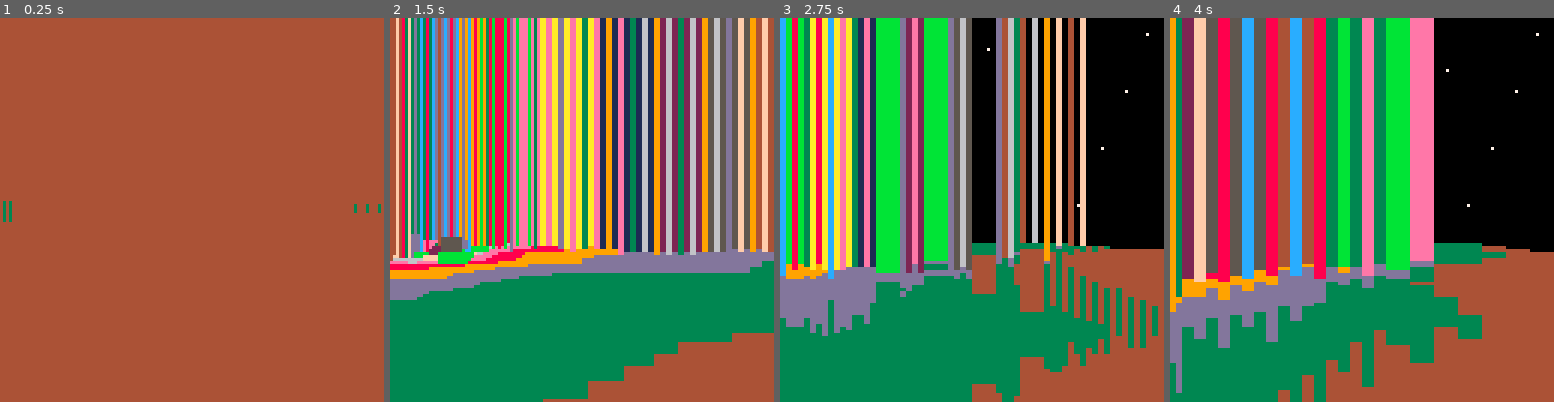
Above: before the commit, frames 1-4 (left to right).
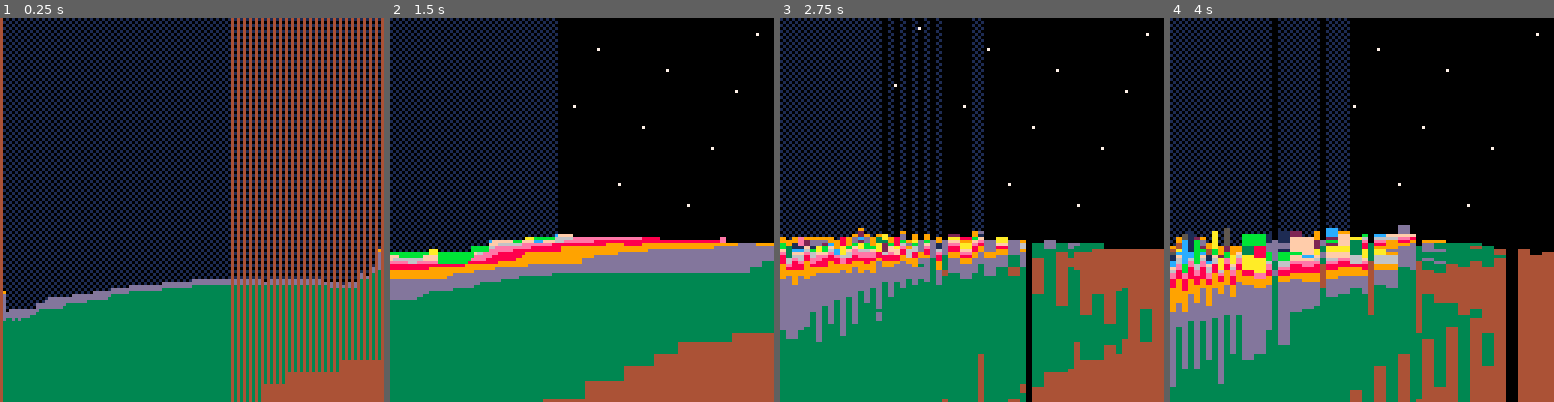
Above: after the commit, the same moments.

Repository: jcwilk/mandel3
Game: PICO-8 cartridge mandel3.p8
The game is run twice, just before and just after one commit, with the same random seed, the same clock (stepped at 60 frames per second) and the same inputs.
Inputs:
- Up to frame 1 (0.25 s): no input
- Up to frame 2 (1.5 s): tap X (X key) at 0.33, 1.07 s; tap O (Z key) at 0.7 s
- Up to frame 3 (2.75 s): hold Right 1.6-2.1 s; tap O (Z key) at 1.7, 2.1, 2.5 s; tap X (X key) at 1.85 s; hold Up 2.15-2.42 s; hold Right from 2.47 s (still down)
- Up to frame 4 (4 s): tap O (Z key) at 2.9, 3.3, 3.7 s; tap X (X key) at 2.97 s; release Right at 3.03 s; hold Left 3.08-3.58 s; hold Down 3.63-3.97 s

The runs differ from the first frame. In frame 1, 78% of the frame differs, in the area x 0-100%, y 0-100%; in frame 2, 60%; in frame 3, 50%; in frame 4, 57%.

Commit message:
Lots of tweaks to make the iter edge cleaner

Diff:
--- a/mandel3.p8
+++ b/mandel3.p8
@@ -11,7 +11,7 @@
 
   --debug stuff, disable for release
   force_draw_width=false
-  debug=true
+  debug=false
   --
 
   largest_width=0
@@ -26,14 +26,15 @@
 
   base_player_height = 0.09
   player_height = base_player_height
-  player_foot_height = 0
+  player_foot_height = false
   pixel_columns_i = 1
 
   grid_division_factor = 5
 
-  max_additional_iterations=5
+  max_additional_iterations=20
 
   cached_grid=two_dim()
+  worked_grid=two_dim()
 
   player = {
     coords=makevec2d(-.749,1.1),
@@ -41,7 +42,9 @@
   }
 
   prog_man={
-    current_max_iterations=1
+    current_max_iterations=false,
+    current_max_iterations_raw=5,
+    iteration_speed=0.1
   }
 
   pixel_columns={}
@@ -113,7 +116,11 @@
 
   player.coords+= offset*speed*base_player_height
 
-  prog_man.current_max_iterations+=1
+  if prog_man.iteration_speed<5 then
+    prog_man.iteration_speed+=0.0001
+  end
+  prog_man.current_max_iterations_raw+=prog_man.iteration_speed
+  prog_man.current_max_iterations=flr(prog_man.current_max_iterations_raw)
 
   if btn(5) then
     changed_height=true
@@ -154,7 +161,11 @@
     return
   end
 
-  player_foot_height+=mid(base_player_height*.1,base_player_height*-.1,height_transform(first_iterations)-player_foot_height)
+  if player_foot_height then
+    player_foot_height+=mid(base_player_height*.1,base_player_height*-.1,height_transform(first_iterations)-player_foot_height)
+  else
+    player_foot_height=height_transform(first_iterations)
+  end
   player_height=base_player_height+player_foot_height
   first_iterations=false
 end
@@ -167,14 +178,16 @@
   end
 
   if is_drawing then
+    is_resuming=true
     assert(coresume(progressive_coroutine,prog_man))
-  else
-    if first_draw or changed_position or changed_height then
-      progressive_coroutine=cocreate(raycast_walls_progressively)
-    end
-    is_drawing=true
-    assert(coresume(progressive_coroutine,prog_man))
-  end
+  end
+  is_resuming=false
+
+  if first_draw or changed_position or changed_height then
+    progressive_coroutine=cocreate(raycast_walls_progressively)
+  end
+  is_drawing=true
+  assert(coresume(progressive_coroutine,prog_man))
 
   if reset_grid_cache then
     rectfill(25,59,102,67,1)
@@ -191,8 +204,8 @@
 
 function debug_info()
   --printh("DEBUG")
-  --printh(player.bearing.val)
-  --printh(tostr(player.coords.x)..","..tostr(player.coords.y))
+  printh(player.bearing.val)
+  printh(tostr(player.coords.x)..","..tostr(player.coords.y))
   if stat(7) < 60 then
     printh(stat(7))
     printh(stat(1))
@@ -221,6 +234,7 @@
   local should_recache=true
 
   if pixel_columns_i > 64 then
+    --worked_grid=two_dim()
     pixel_columns_i = 1
   end
   pixel_columns_i_done=pixel_columns_i
@@ -246,6 +260,7 @@
     end
     if resetting then
       resetting=false
+      worked_grid=two_dim()
       if drawn_all then
         should_recache=false
         --kjfgkdfjgd()
@@ -315,40 +330,45 @@
   local first_loop=true
   local max_wall_height=height_transform(prog_man.current_max_iterations)
   local front_distance,temp_max_y
-
-  while distance < current_draw_distance do
+  local maxed_out
+
+  while distance < current_draw_distance and not maxed_out do
     front_distance=distance
 
+    maxed_out=false
     iterations = mandelbrot(currx, curry, prog_man.current_max_iterations) --flr(10*(currx+curry))
+    if iterations <= 0 then
+      maxed_out=true
+      if iterations == 0 then
+        iterations=prog_man.current_max_iterations
+      else
+        iterations=abs(iterations)
+      end
+    end
 
     if first_loop and not first_iterations then
       first_iterations=iterations
     end
     first_loop=false
 
-    if iterations < flr(prog_man.current_max_iterations) then
-      height = height_transform(iterations)
-      relative_height = height - player_height
-
-      if relative_height < 0 then
-        -- hack to make the distance calculated to the far wall rather than close wall for if we can see the top so it doesn't look empty
-        -- distance gets overwritten each iteration so this is (for now) fine to do
-        -- there's probably a more efficient way to do this, but screw it
-        if (currx + xstep/2 - intx) / pv.x < (curry + ystep/2 - inty) / pv.y then
-          distance = (currx + xstep/2 - player.coords.x) / pv.x
-        else
-          distance = (curry + ystep/2 - player.coords.y) / pv.y
-        end
-      end
-
-      screen_distance_from_center = relative_height * distance_to_pixel_col / distance
-
-      pixels_from_center = 128 * (screen_distance_from_center/screen_width)
-      screeny = flr(63.5 - pixels_from_center)
-    else
-      relative_height=1 -- ignored but we just need it to be positive
-      screeny=0
-    end
+    height = height_transform(iterations)
+    relative_height = height - player_height
+
+    if relative_height < 0 then
+      -- hack to make the distance calculated to the far wall rather than close wall for if we can see the top so it doesn't look empty
+      -- distance gets overwritten each iteration so this is (for now) fine to do
+      -- there's probably a more efficient way to do this, but screw it
+      if (currx + xstep/2 - intx) / pv.x < (curry + ystep/2 - inty) / pv.y then
+        distance = (currx + xstep/2 - player.coords.x) / pv.x
+      else
+        distance = (curry + ystep/2 - player.coords.y) / pv.y
+      end
+    end
+
+    screen_distance_from_center = relative_height * distance_to_pixel_col / distance
+
+    pixels_from_center = 128 * (screen_distance_from_center/screen_width)
+    screeny = flr(63.5 - pixels_from_center)
 
     if screeny <= max_y then
       if not did_draw then
@@ -365,26 +385,13 @@
 
       did_draw=true
 
-      if iterations == flr(prog_man.current_max_iterations) then
-        if relative_height < 0 then
-          front_screen_distance_from_center = relative_height * distance_to_pixel_col / front_distance
-          front_pixels_from_center = 128 * (front_screen_distance_from_center/screen_width)
-          front_screeny = flr(63.5 - front_pixels_from_center)
-          if front_screeny <= max_y then
-            rectfill(screenx, max_y, screenx+draw_width-1, front_screeny, colors[1+(iterations%14)])
-            max_y = front_screeny-1
-          end
-        iterations=0
-        end
-      end
-
       rectfill(screenx, max_y, screenx+draw_width-1, screeny, colors[1+(iterations%14)])
       lowest_y = min(screeny,lowest_y)
       max_y = screeny-1
       --printh(draw_width)
     end
 
-    if stat(1) > 0.9 then
+    if is_resuming or stat(1) > 0.9 then
       is_drawing=false
       yield()
     end
@@ -403,12 +410,19 @@
   end
 
   if lowest_y > 0 then
-    rectfill(screenx, lowest_y-1, screenx+draw_width-1, 0, 0)
-    for starx=screenx,screenx+draw_width-1 do
-      if stars[starx] then
-        for i=1,#stars[starx] do
-          if stars[starx][i] < lowest_y then
-            pset(starx, stars[starx][i], 7)
+    if maxed_out then
+      fillp(0b0101101001011010)
+      rectfill(screenx, lowest_y-1, screenx+draw_width-1, 0, 0x01)
+      fillp(0)
+    else
+      -- draw the sky/stars if the lowest y (highest on the screen) isn't 0
+      rectfill(screenx, lowest_y-1, screenx+draw_width-1, 0, 0)
+      for starx=screenx,screenx+draw_width-1 do
+        if stars[starx] then
+          for i=1,#stars[starx] do
+            if stars[starx][i] < lowest_y then
+              pset(starx, stars[starx][i], 7)
+            end
           end
         end
       end
@@ -452,17 +466,27 @@
     }
   end
 
-  if cached_grid[x][y][3] >= flr(current_max_iterations) then
-    return flr(current_max_iterations)
-  end
-
   local cache=cached_grid[x][y]
+
+  if worked_grid[x][y] then
+    if cache[3] < 0 and abs(cache[3]) >= flr(current_max_iterations) then
+      return 0
+    else
+      return cache[3]
+    end
+  end
+  worked_grid[x][y]=true
+
+  if abs(cache[3]) >= flr(current_max_iterations) then
+    cache[3]= -flr(current_max_iterations)
+    return 0
+  end
 
   local zx=cache[1]
   local zy=cache[2]
   local xswap
 
-  local i=cache[3]
+  local i=abs(cache[3])
 
   local max_iterations=min(flr(current_max_iterations),i+max_additional_iterations)
   while i < max_iterations and abs(zx) < 2 and abs(zy) < 2 do
@@ -475,11 +499,17 @@
 
   cache[1]=zx
   cache[2]=zy
-  cache[3]=i
-  if i == max_iterations then
-    return flr(current_max_iterations)
+
+  if i < flr(max_iterations) then
+    cache[3]=i
+    return i
   else
-    return i
+    cache[3]=-i
+    if i < flr(current_max_iterations) then
+      return -i
+    else
+      return 0
+    end
   end
 end
 
